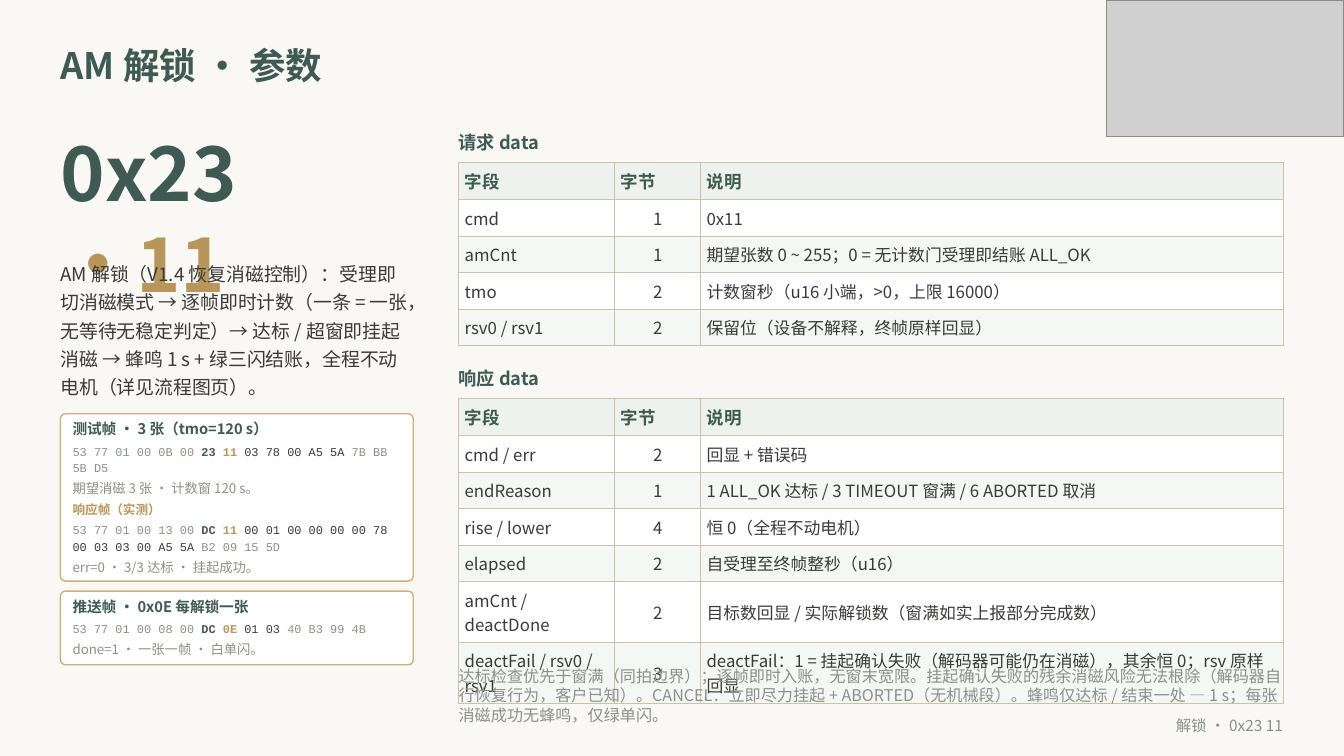
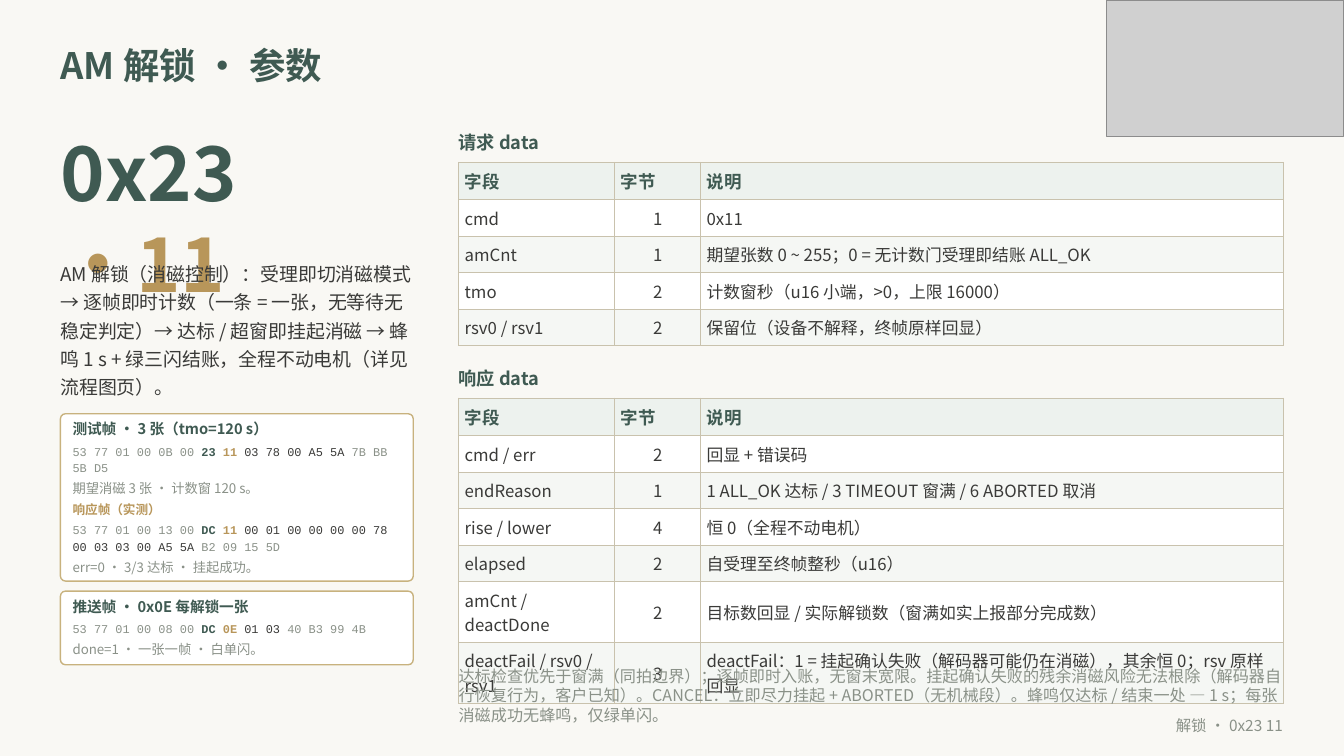
Before and after one commit to xrswnw/ZLR5401, a slide deck: slide 28 of Protocol/App_Protocol_V1.4.pptx. Drawn at 1344x756 pixels with LibreOffice and Linux fonts; fonts in the diff are those of the drawing; grey boxes stand for pictures. Boxes give left, top, right and bottom in pixels: in the first picture for what was removed or moved away, otherwise in the second. Text is boxed around its words. In the diff, an @@ line names an element or a change of style, - is before the commit and + after.

Commit message:
Round_018: 客户版协议文档 V1.4 重定版 — 仅现行落地形态 (0x10/0x11 双通道 + 0x04/0x09 statusBits 拉模式), 移除全部历史描述与已废除命令组页, V1.5/6/7 过渡版删除; judge 12 页验收 + 3 修复 (AM 消磁控制措辞/实测标注/AM 流程出口防裁切)

```diff
--- a/Protocol/App_Protocol_V1.4.pptx
+++ b/Protocol/App_Protocol_V1.4.pptx
@@ text at (x1=60, y1=262, x2=411, y2=396): text changed @@
-AM 解锁（V1.4 恢复消磁控制）：受理即切消磁模式 → 逐帧即时计数（一条 = 一张，无等待无稳定判定）→ 达标 / 超窗即挂起消磁 → 蜂鸣 1 s + 绿三闪结账，全程不动电机（详见流程图页）。
+AM 解锁（消磁控制）：受理即切消磁模式 → 逐帧即时计数（一条 = 一张，无等待无稳定判定）→ 达标 / 超窗即挂起消磁 → 蜂鸣 1 s + 绿三闪结账，全程不动电机（详见流程图页）。
```
Also in this commit, not shown: 10 other slides changed, 1 slide added, 1 slide removed, 9 other files.
